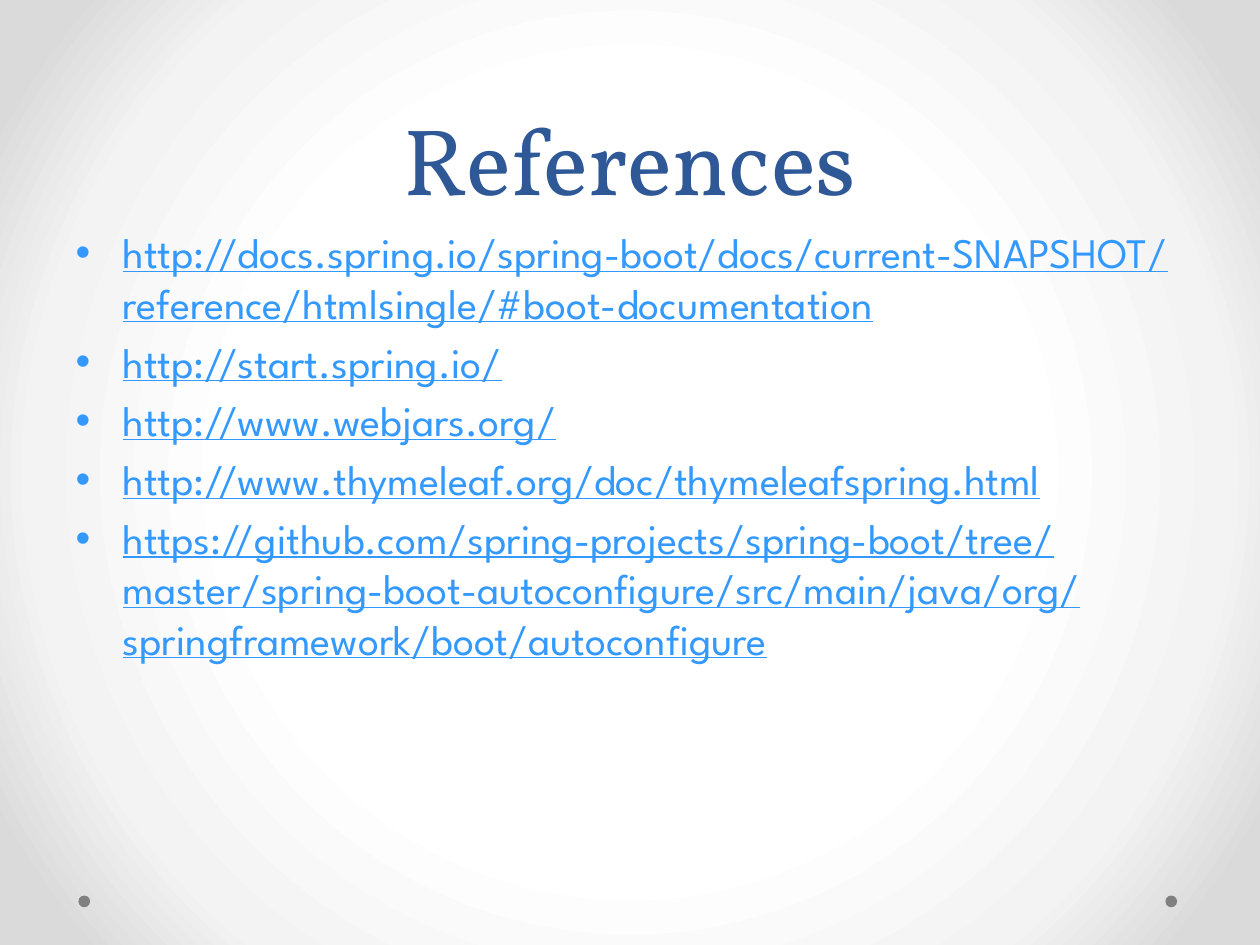
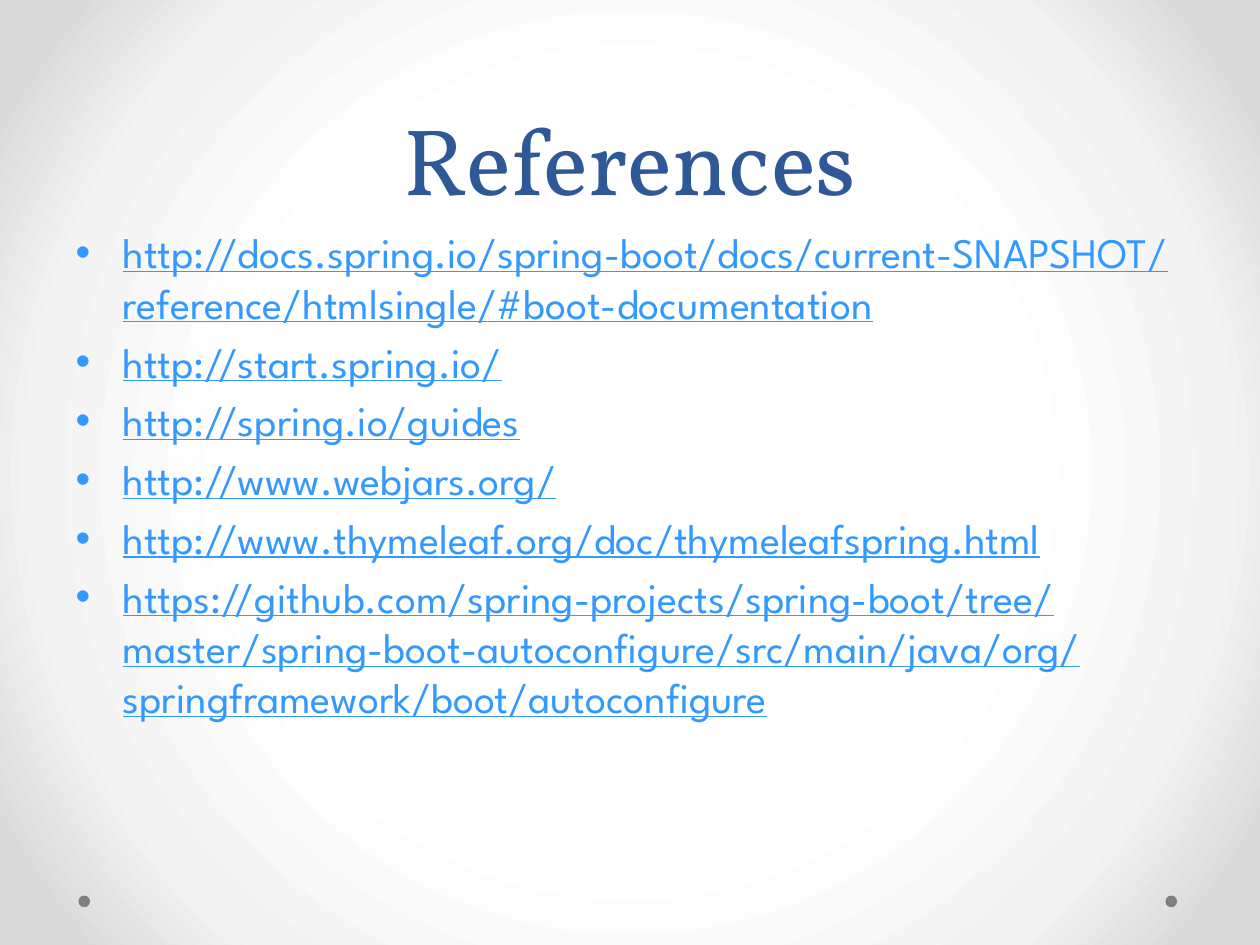
Before and after one commit to kondetibharat/SpringBootDemo, a slide deck: slide 11 of SpringBoot.pptx (slide 9 before the commit). Drawn at 1260x945 pixels with LibreOffice and Linux fonts; fonts in the diff are those of the drawing. Boxes give left, top, right and bottom in pixels: in the first picture for what was removed or moved away, otherwise in the second. Text is boxed around its words. In the diff, an @@ line names an element or a change of style, - is before the commit and + after.

Commit message:
Spring Boot Demo

```diff
--- a/SpringBoot.pptx
+++ b/SpringBoot.pptx
@@ text at (x1=123, y1=407, x2=520, y2=445): paragraph added @@
+• http://spring.io/guides
```
Also in this commit, not shown: 1 other slide changed, 2 slides added.
